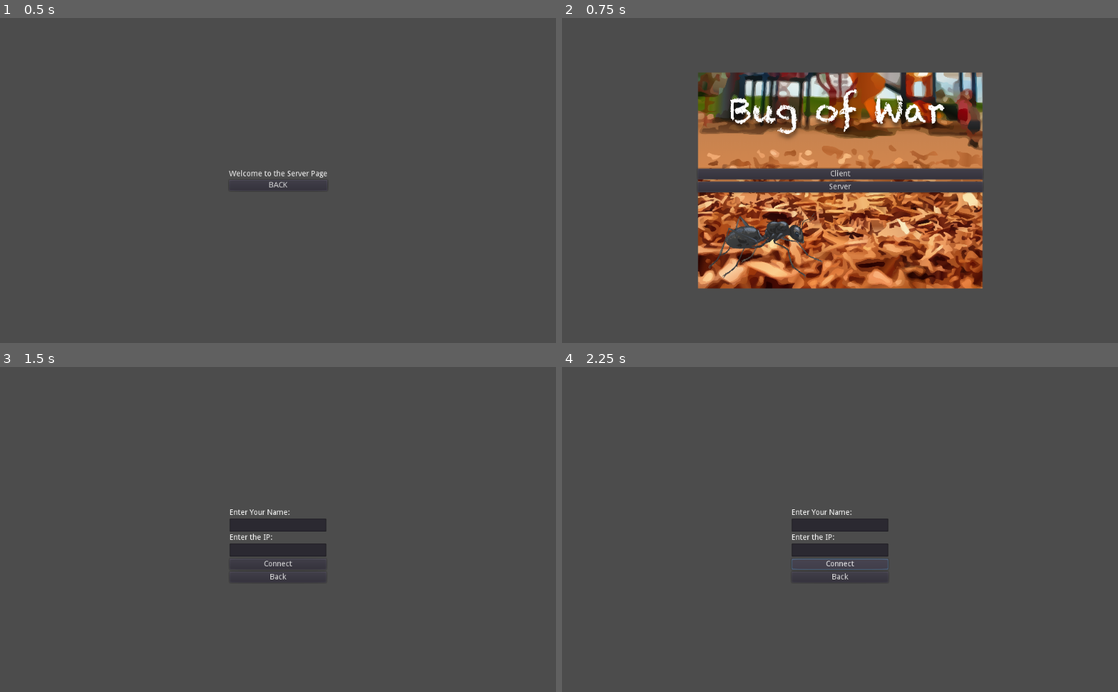
Above: before the commit, frames 1-4 (two rows, left to right).
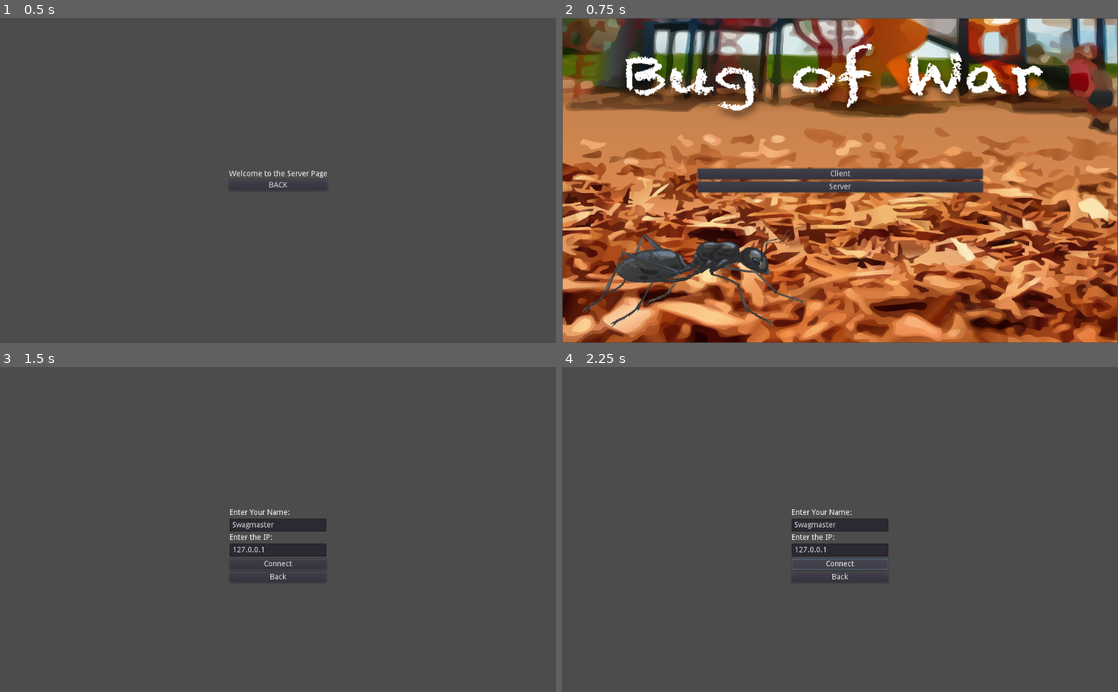
Above: after the commit, the same moments.

Repository: Luzzotica/BugOfWar
Game: Godot game, scene res://Scenes/ServerStartPage.tscn
Same seed, same stepped clock (60 frames per second), same inputs: the game is played once before the commit and once after it. This scene is started directly instead of the project's main scene.
Inputs:
- Up to frame 1 (0.5 s): no input
- Up to frame 2 (0.75 s): click "BACK" at 0.5 s
- Up to frame 3 (1.5 s): click "Client" at 1.25 s
- Up to frame 4 (2.25 s): click "Connect" at 2 s

Frame 1 is identical in both runs. In frame 2, 87% of the frame differs, in the area x 0-100%, y 0-100%; in frame 3, 0.1%; in frame 4, 0.1%.
Error before the commit: Trying to assign value of type 'LineEdit' to a variable of type 'TextEdit'. (res://Scenes/ClientStartPage.gd:3)

Commit message:
Added server, got server/client communication started, working on debugging

Diff:
--- a/Root.tscn
+++ b/Root.tscn
@@ -1,3 +1,9 @@
-[gd_scene format=2]
+[gd_scene load_steps=2 format=2]
+
+[ext_resource path="res://Scenes/LandingPage.tscn" type="PackedScene" id=1]
 
 [node name="Root" type="Node2D"]
+
+[node name="CanvasLayer" type="CanvasLayer" parent="."]
+
+[node name="LandingPage" parent="CanvasLayer" instance=ExtResource( 1 )]
--- a/Scenes/ClientStartPage.gd
+++ /dev/null
@@ -1,13 +0,0 @@
-extends Node
-
-onready var inputName: TextEdit = $CenterContainer/Name
-onready var inputIp: TextEdit = $CenterContainer/IP
-
-
-func go_to_scene(path: String):
-	Global.goto_scene(path)
-
-
-func _on_Connect_pressed():
-	NetworkManager.setup_client(inputName.text)
-	NetworkManager.connect_to_server(inputIp.text)
--- a/Scenes/ClientStartPage.tscn
+++ b/Scenes/ClientStartPage.tscn
@@ -1,6 +1,6 @@
 [gd_scene load_steps=2 format=2]
 
-[ext_resource path="res://Scenes/ClientStartPage.gd" type="Script" id=1]
+[ext_resource path="res://Scripts/Pages/ClientStartPage.gd" type="Script" id=1]
 
 [node name="ClientStartPage" type="Control"]
 anchor_right = 1.0
@@ -27,6 +27,7 @@
 margin_top = 18.0
 margin_right = 178.0
 margin_bottom = 42.0
+text = "Swagmaster"
 
 [node name="Label2" type="Label" parent="CenterContainer"]
 margin_top = 46.0
@@ -38,6 +39,7 @@
 margin_top = 64.0
 margin_right = 178.0
 margin_bottom = 88.0
+text = "127.0.0.1"
 
 [node name="Connect" type="Button" parent="CenterContainer"]
 margin_top = 92.0
@@ -52,4 +54,4 @@
 text = "Back"
 
 [connection signal="pressed" from="CenterContainer/Connect" to="." method="_on_Connect_pressed"]
-[connection signal="pressed" from="CenterContainer/Back" to="." method="go_to_scene" binds= [ "res://Scenes/LandingPage.tscn" ]]
+[connection signal="pressed" from="CenterContainer/Back" to="." method="_on_Back_pressed"]
--- a/Scenes/LandingPage.tscn
+++ b/Scenes/LandingPage.tscn
@@ -1,25 +1,21 @@
-[gd_scene load_steps=3 format=2]
+[gd_scene load_steps=4 format=2]
 
 [ext_resource path="res://Scripts/Managers/SceneManager.gd" type="Script" id=1]
 [ext_resource path="res://Visuals/Menu Screen w_o Game Code and Players.png" type="Texture" id=2]
+[ext_resource path="res://Scripts/Pages/LandingPage.gd" type="Script" id=3]
 
 [node name="LandingPage" type="Control"]
 anchor_right = 1.0
 anchor_bottom = 1.0
+script = ExtResource( 3 )
 
 [node name="NinePatchRect" type="NinePatchRect" parent="."]
-anchor_left = 0.5
-anchor_top = 0.5
-anchor_right = 0.5
-anchor_bottom = 0.5
-margin_left = -262.5
-margin_top = -200.0
-margin_right = 262.5
-margin_bottom = 200.0
+anchor_right = 1.0
+anchor_bottom = 1.0
 rect_min_size = Vector2( 525, 400 )
 texture = ExtResource( 2 )
 
-[node name="VBoxContainer" type="VBoxContainer" parent="NinePatchRect"]
+[node name="VBoxContainer" type="VBoxContainer" parent="."]
 anchor_left = 0.5
 anchor_top = 0.5
 anchor_right = 0.5
@@ -31,17 +27,17 @@
 alignment = 1
 script = ExtResource( 1 )
 
-[node name="ClientButton" type="Button" parent="NinePatchRect/VBoxContainer"]
+[node name="ClientButton" type="Button" parent="VBoxContainer"]
 margin_top = 178.0
 margin_right = 525.0
 margin_bottom = 198.0
 text = "Client"
 
-[node name="ServerButton" type="Button" parent="NinePatchRect/VBoxContainer"]
+[node name="ServerButton" type="Button" parent="VBoxContainer"]
 margin_top = 202.0
 margin_right = 525.0
 margin_bottom = 222.0
 text = "Server"
 
-[connection signal="pressed" from="NinePatchRect/VBoxContainer/ClientButton" to="NinePatchRect/VBoxContainer" method="go_to_scene" binds= [ "res://Scenes/ClientStartPage.tscn" ]]
-[connection signal="pressed" from="NinePatchRect/VBoxContainer/ServerButton" to="NinePatchRect/VBoxContainer" method="go_to_scene" binds= [ "res://Scenes/ServerStartPage.tscn" ]]
+[connection signal="pressed" from="VBoxContainer/ClientButton" to="." method="_on_ClientButton_pressed"]
+[connection signal="pressed" from="VBoxContainer/ServerButton" to="." method="_on_ServerButton_pressed"]
--- a/Scenes/ServerStartPage.tscn
+++ b/Scenes/ServerStartPage.tscn
@@ -1,6 +1,6 @@
 [gd_scene load_steps=2 format=2]
 
-[ext_resource path="res://Scripts/Managers/SceneManager.gd" type="Script" id=1]
+[ext_resource path="res://Scripts/Pages/ServerStartPage.gd" type="Script" id=1]
 
 [node name="Control" type="Control"]
 anchor_right = 1.0
@@ -23,10 +23,10 @@
 margin_bottom = 14.0
 text = "Welcome to the Server Page"
 
-[node name="Button" type="Button" parent="CenterContainer"]
+[node name="Back" type="Button" parent="CenterContainer"]
 margin_top = 18.0
 margin_right = 181.0
 margin_bottom = 38.0
 text = "BACK"
 
-[connection signal="pressed" from="CenterContainer/Button" to="." method="go_to_scene" binds= [ "res://Scenes/LandingPage.tscn" ]]
+[connection signal="pressed" from="CenterContainer/Back" to="." method="_on_Back_pressed"]
--- /dev/null
+++ b/Scripts/Managers/InputManager.gd
@@ -0,0 +1,20 @@
+extends Node2D
+
+
+signal joystick_input(direction)
+signal action(info)
+
+func _process(delta):
+	var dir = Vector2.ZERO
+
+	if Input.is_action_pressed("w"):
+		dir.y += 1
+	if Input.is_action_pressed("a"):
+		dir.x -= 1
+	if Input.is_action_pressed("s"):
+		dir.y -= 1
+	if Input.is_action_pressed("d"):
+		dir.x += 1
+
+	dir = dir.normalized()
+	emit_signal("joystick_input", dir)
--- /dev/null
+++ b/Scripts/Managers/InputManager.tscn
@@ -0,0 +1,6 @@
+[gd_scene load_steps=2 format=2]
+
+[ext_resource path="res://Scripts/Managers/InputManager.gd" type="Script" id=1]
+
+[node name="InputManager" type="Node2D"]
+script = ExtResource( 1 )
--- a/Scripts/Managers/Network/NetworkManager.gd
+++ b/Scripts/Managers/Network/NetworkManager.gd
@@ -2,13 +2,15 @@
 
 const PORT = 4567
 
+var peer = NetworkedMultiplayerENet.new()
+
 # Connect all functions
 
 func _ready():
-	get_tree().connect("network_peer_connected", self, "_player_connected")
-	get_tree().connect("network_peer_disconnected", self, "_player_disconnected")
-	get_tree().connect("connected_to_server", self, "_connected_ok")
-	get_tree().connect("connection_failed", self, "_connected_fail")
+	get_tree().connect("network_peer_connected", self, "_network_peer_connected")
+	get_tree().connect("network_peer_disconnected", self, "_network_peer_disconnected")
+	get_tree().connect("connected_to_server", self, "_connected_to_server")
+	get_tree().connect("connection_failed", self, "_connection_failed")
 	get_tree().connect("server_disconnected", self, "_server_disconnected")
 
 
@@ -21,7 +23,7 @@
 
 
 func connect_to_server(ip: String):
-	var peer = NetworkedMultiplayerENet.new()
+	peer = NetworkedMultiplayerENet.new()
 	peer.create_client(ip, PORT)
 	get_tree().network_peer = peer
 
@@ -34,16 +36,33 @@
 
 """ SERVER HANDLING """
 
+const MAX_PLAYERS: int = 8
+
 var players: Dictionary = {}
 
 signal player_connected(id, player_info)
 signal player_disconnected(id, player_info)
 
+func start_server():
+	print("Starting server")
+	peer = NetworkedMultiplayerENet.new()
+	peer.create_server(PORT, MAX_PLAYERS)
+	get_tree().network_peer = peer
+
+
 remote func player_joined(player_info: Dictionary):
 	# Save the player info, and tell people about it
 	var id = get_tree().get_rpc_sender_id()
 	players[id] = player_info
+	print("Received Player Info from: ", player_info)
 	emit_signal("player_connected", id, player_info)
+
+
+""" SHARED FUNCTIONS """
+
+func end_connection():
+	print("Ending connection")
+	peer.close_connection()
 
 
 """ SIGNAL HANDLING """
@@ -63,7 +82,9 @@
 func _connected_to_server():
 	print("Connected to server")
 	# Tell the server our info
-	rpc_id(1, "player_joined", get_client_info())
+	var id = get_tree().get_rpc_sender_id()
+	var info: Dictionary = get_client_info()
+	rpc_id(1, "player_joined", info)
 
 
 func _connection_failed():
@@ -71,4 +92,5 @@
 
 
 func _server_disconnected():
+	print("Server disconnected")
 	pass # Server kicked us; show error and abort.
--- /dev/null
+++ b/Scripts/Managers/PlayerControllerManager.gd
@@ -0,0 +1,38 @@
+extends Node2D
+
+export(PackedScene) var player_controller_scene
+
+var player_controllers: Dictionary = {}
+
+func _ready():
+	NetworkManager.connect("player_connected", self, "_on_NetworkManager_PlayerConnected")
+	NetworkManager.connect("player_disconnected", self, "_on_NetworkManager_PlayerDisconnected")
+
+
+func create_controller(id: int, player_info: Dictionary) -> PlayerController:
+	# Create a new controller
+	print("Creating player controller for: ", id, player_info)
+	var controller: PlayerController = player_controller_scene.instance()
+	controller.name = str(id)
+	add_child(controller)
+	return controller
+
+# Called on the client by the server to create the PlayerController
+remote func remote_create_controller():
+	var id = get_tree().get_network_unique_id()
+	var controller = create_controller(id, NetworkManager.get_client_info())
+	controller.setup_client()
+
+
+""" SIGNALS """
+
+func _on_NetworkManager_PlayerConnected(id: int, player_info: Dictionary):
+	var controller = create_controller(id, player_info)
+	controller.setup_server(player_info)
+	rpc_id(id, "create_controller", id, player_info)
+
+
+func _on_NetworkManager_PlayerDisconnected(id: int):
+	# Delete the controller
+	player_controllers[id].queue_free()
+	player_controllers.erase(id)
--- /dev/null
+++ b/Scripts/Managers/PlayerControllerManager.tscn
@@ -0,0 +1,8 @@
+[gd_scene load_steps=3 format=2]
+
+[ext_resource path="res://Scripts/Managers/PlayerControllerManager.gd" type="Script" id=1]
+[ext_resource path="res://Scripts/PlayerController.tscn" type="PackedScene" id=2]
+
+[node name="PlayerControllerManager" type="Node2D"]
+script = ExtResource( 1 )
+player_controller_scene = ExtResource( 2 )
--- /dev/null
+++ b/Scripts/Pages/ClientStartPage.gd
@@ -0,0 +1,14 @@
+extends Node
+
+onready var inputName: LineEdit = $CenterContainer/Name
+onready var inputIp: LineEdit = $CenterContainer/IP
+
+
+func _on_Connect_pressed():
+	NetworkManager.setup_client(inputName.text)
+	NetworkManager.connect_to_server(inputIp.text)
+
+
+func _on_Back_pressed():
+	NetworkManager.end_connection()
+	Global.goto_scene("res://Scenes/LandingPage.tscn")
--- /dev/null
+++ b/Scripts/Pages/LandingPage.gd
@@ -0,0 +1,9 @@
+extends Node
+
+
+func _on_ClientButton_pressed():
+	Global.goto_scene("res://Scenes/ClientStartPage.tscn")
+
+
+func _on_ServerButton_pressed():
+	Global.goto_scene("res://Scenes/ServerStartPage.tscn")
--- /dev/null
+++ b/Scripts/Pages/ServerStartPage.gd
@@ -0,0 +1,10 @@
+extends Node
+
+
+func _ready():
+	NetworkManager.start_server()
+
+
+func _on_Back_pressed():
+	NetworkManager.end_connection()
+	Global.goto_scene("res://Scenes/LandingPage.tscn")
--- /dev/null
+++ b/Scripts/PlayerController.gd
@@ -0,0 +1,35 @@
+class_name PlayerController
+extends Node2D
+
+var player_info: Dictionary
+var direction
+
+signal action(info)
+
+
+func setup_server(player_info: Dictionary):
+	self.player_info = player_info
+
+
+func setup_client():
+	# If we are local, connect up the controller to our input manager for movement
+	InputManager.connect("joystick_input", self, "_on_joystick_movement")
+	InputManager.connect("action", self, "_on_action")
+
+
+remote func set_direction(dir: Vector2):
+	print("Moving: ", dir)
+	direction = dir
+
+
+remote func action(info):
+	print("Client action: ", info)
+	emit_signal("action", info)
+
+
+func _on_joystick_movement(input: Vector2):
+	rpc_unreliable_id(1, "set_direction", input)
+
+
+func _on_action(info):
+	rpc_id(1, "action", info)
--- /dev/null
+++ b/Scripts/PlayerController.tscn
@@ -0,0 +1,6 @@
+[gd_scene load_steps=2 format=2]
+
+[ext_resource path="res://Scripts/PlayerController.gd" type="Script" id=1]
+
+[node name="PlayerController" type="Node2D"]
+script = ExtResource( 1 )
--- a/project.godot
+++ b/project.godot
@@ -8,16 +8,55 @@
 
 config_version=4
 
+_global_script_classes=[ {
+"base": "Node2D",
+"class": "PlayerController",
+"language": "GDScript",
+"path": "res://Scripts/PlayerController.gd"
+} ]
+_global_script_class_icons={
+"PlayerController": ""
+}
+
 [application]
 
 config/name="Bug Of War"
-run/main_scene="res://Scenes/LandingPage.tscn"
+run/main_scene="res://Root.tscn"
 config/icon="res://Visuals/icon.png"
 
 [autoload]
 
 Global="*res://Scripts/Global.gd"
 NetworkManager="*res://Scripts/Managers/Network/NetworkManager.tscn"
+PlayerControllerManager="*res://Scripts/Managers/PlayerControllerManager.tscn"
+InputManager="*res://Scripts/Managers/InputManager.tscn"
+
+[global]
+
+root=false
+
+[input]
+
+w={
+"deadzone": 0.5,
+"events": [ Object(InputEventKey,"resource_local_to_scene":false,"resource_name":"","device":0,"alt":false,"shift":false,"control":false,"meta":false,"command":false,"pressed":false,"scancode":87,"physical_scancode":0,"unicode":0,"echo":false,"script":null)
+ ]
+}
+a={
+"deadzone": 0.5,
+"events": [ Object(InputEventKey,"resource_local_to_scene":false,"resource_name":"","device":0,"alt":false,"shift":false,"control":false,"meta":false,"command":false,"pressed":false,"scancode":65,"physical_scancode":0,"unicode":0,"echo":false,"script":null)
+ ]
+}
+s={
+"deadzone": 0.5,
+"events": [ Object(InputEventKey,"resource_local_to_scene":false,"resource_name":"","device":0,"alt":false,"shift":false,"control":false,"meta":false,"command":false,"pressed":false,"scancode":83,"physical_scancode":0,"unicode":0,"echo":false,"script":null)
+ ]
+}
+d={
+"deadzone": 0.5,
+"events": [ Object(InputEventKey,"resource_local_to_scene":false,"resource_name":"","device":0,"alt":false,"shift":false,"control":false,"meta":false,"command":false,"pressed":false,"scancode":68,"physical_scancode":0,"unicode":0,"echo":false,"script":null)
+ ]
+}
 
 [physics]
 
